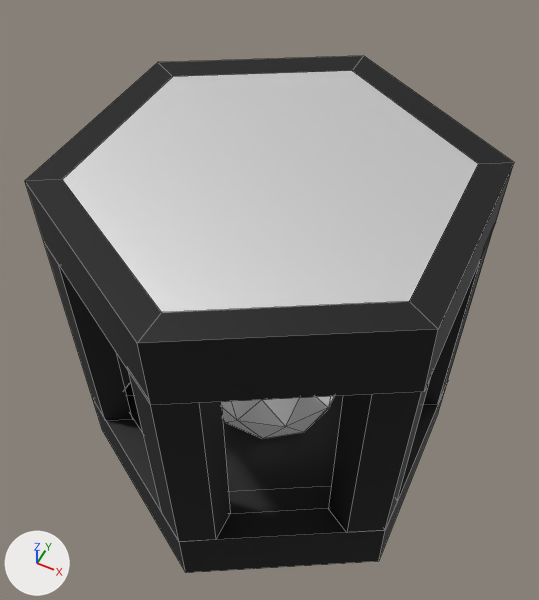
An edit to the FBX model Assets/Resources/Meshes/ReactorPart.fbx, drawn before and after from the same camera.
Rendered twice from a 50 mm camera at (6.849, -4.104, 1.14) aimed at (6.518, -3.442, 0.313). Lighting does not change. The marker at lower left points along +X, +Y and +Z. Mesh edges are drawn as thin lines. Where no turn or scale is listed for an object, it has been applied to the vertices.

Script lines for the objects in view, before the commit:
```python
me_cylinder_023 = bpy.data.meshes.new('Cylinder.023')
me_cylinder_023.from_pydata(...)  # 156 vertices, 162 faces; spans x -0.262..0.261, y -0.301..0.301, z -0.002..0.562
me_cylinder_023.materials.append(mat_unitframematerial)
ob_reactorpart = bpy.data.objects.new('ReactorPart', me_cylinder_023)
ob_reactorpart.location = (6.528, -3.453, 0.0)
```
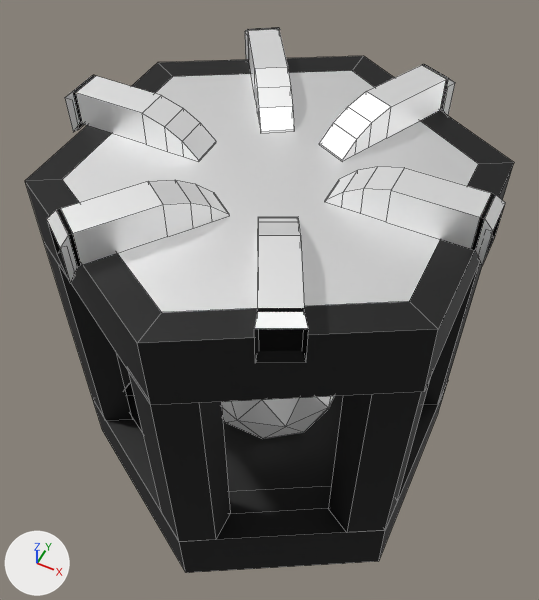
Changed parts and their boxes [x1, y1, x2, y2] in the pictures (539 x 600 px):
'ReactorPart', reshaped
    before: [25, 56, 514, 573]
    after: [25, 27, 514, 573]
part 1 of me_cylinder_023, added
    after: [325, 167, 505, 266]
part 2 of me_cylinder_023, added
    after: [65, 75, 216, 161]
part 3 of me_cylinder_023, added
    after: [245, 27, 294, 133]
part 4 of me_cylinder_023, added
    after: [47, 180, 229, 283]
part 5 of me_cylinder_023, added
    after: [254, 217, 308, 363]
part 6 of me_cylinder_023, added
    after: [319, 64, 455, 161]

Patch to the scene script:
```diff
--- a/Assets/Resources/Meshes/ReactorPart.fbx.py
+++ b/Assets/Resources/Meshes/ReactorPart.fbx.py
@@ me_cylinder_023 @@
 # used by ob_reactorpart; location = (6.528, -3.453, 0.0)
-me_cylinder_023.from_pydata(...)  # 156 vertices, 162 faces; spans x -0.262..0.261, y -0.301..0.301, z -0.002..0.562
+me_cylinder_023.from_pydata(...)  # 348 vertices, 342 faces; spans x -0.286..0.272, y -0.301..0.301, z -0.002..0.609
+# me_cylinder_023 part 1: a new loose piece of 32 vertices spanning x 0.078..0.272, y -0.025..0.025, z 0.545..0.609, in mat_unitframematerial
+# me_cylinder_023 part 2: a new loose piece of 32 vertices spanning x -0.286..-0.092, y -0.025..0.026, z 0.545..0.609, in mat_unitframematerial
+# me_cylinder_023 part 3: a new loose piece of 32 vertices spanning x -0.158..-0.013, y 0.065..0.254, z 0.545..0.609, in mat_unitframematerial
+# me_cylinder_023 part 4: a new loose piece of 32 vertices spanning x -0.163..-0.01, y -0.251..-0.067, z 0.545..0.609, in mat_unitframematerial
+# me_cylinder_023 part 5: a new loose piece of 32 vertices spanning x 0.023..0.153, y -0.257..-0.063, z 0.545..0.609, in mat_unitframematerial
+# me_cylinder_023 part 6: a new loose piece of 32 vertices spanning x 0.027..0.151, y 0.058..0.254, z 0.545..0.609, in mat_unitframematerial
 me_cylinder_023.materials.append(mat_unitframematerial)
```
